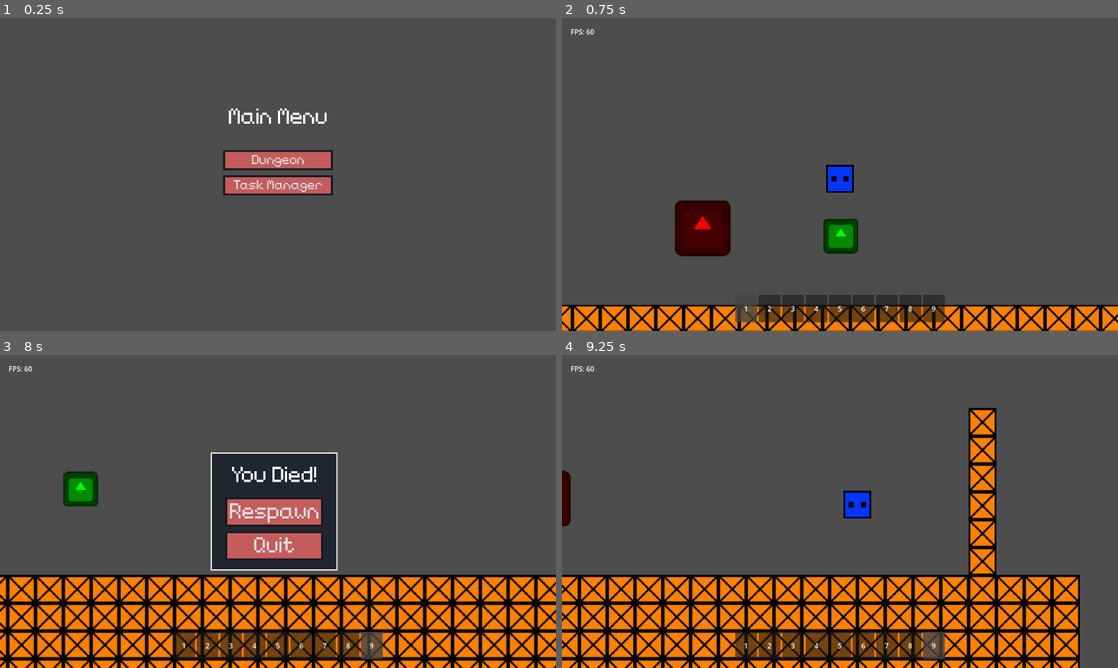
Above: before the commit, frames 1-4 (two rows, left to right).
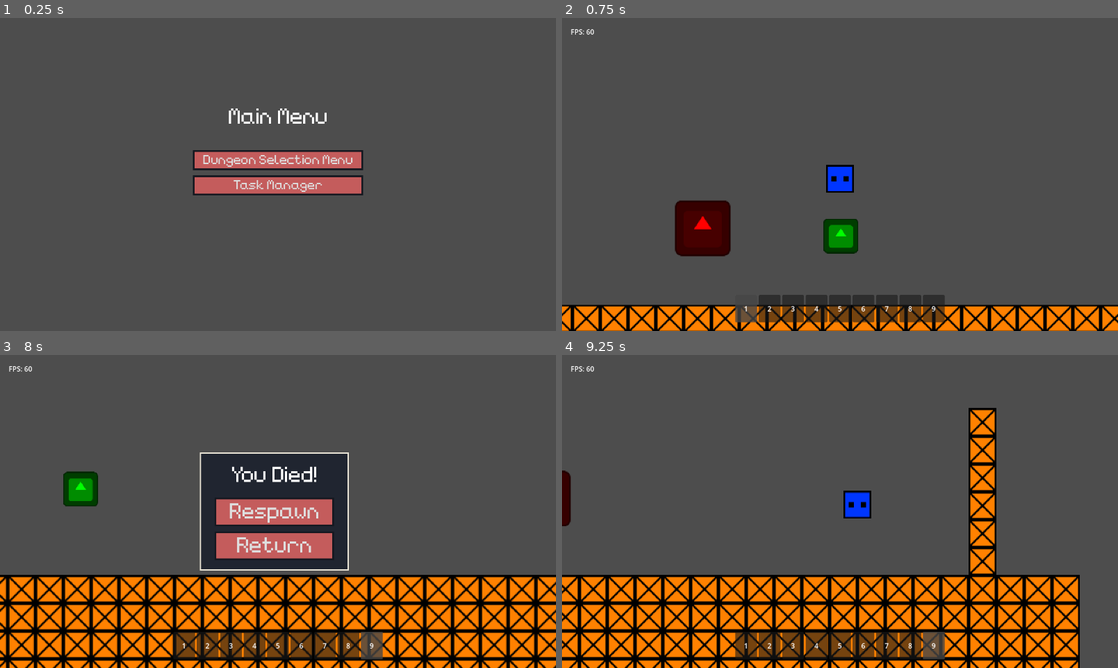
Above: after the commit, the same moments.

Repository: TheHumanMRP/RPG-Life-Tracker
Game: Godot game, scene res://Folders/Systems/Main/Scenes/main_scene.tscn
The game is run twice, just before and just after one commit, with the same random seed, the same clock (stepped at 60 frames per second) and the same inputs. The engine's default icon, where the game draws it, is replaced by a stand-in: a white triangle on a blue panel in a dark square.
Inputs (mouse positions are in pixels of both pictures, inside the frame that each line leads up to):
- Up to frame 1 (0.25 s): no input
- Up to frame 2 (0.75 s): click "Dungeon" (after the commit: "Dungeon Selection Menu") at 0.5 s
- Up to frame 3 (8 s): move the mouse to (183, 646) at 1.27 s; hold D (move_right) 1.28-2.78 s; tap T (add_test_sword) every 1.5 s from 1.35 to 7.35 s; click (183, 646) at 1.42 s; tap Space (jump) at 1.52, 2.27, 3.77, 4.52, 5.27, 6.77, 7.52 s; move the mouse to (205, 646) at 2.02 s; tap E (equip_item) every 1.5 s from 2.1 to 6.6 s; click (205, 646) at 2.17 s; move the mouse to (233, 646) at 2.77 s; hold A (move_left) 2.78-3.53 s; click (233, 646) at 2.92 s; move the mouse to (255, 646) at 3.52 s; hold D (move_right) 3.53-5.03 s; click (255, 646) at 3.67 s; move the mouse to (278, 646) at 4.27 s; click (278, 646) at 4.42 s; move the mouse to (300, 646) at 5.02 s; hold A (move_left) 5.03-5.78 s; click (300, 646) at 5.17 s; move the mouse to (322, 646) at 5.77 s; hold D (move_right) 5.78-6.53 s; click (322, 646) at 5.92 s; move the mouse to (350, 646) at 6.52 s; hold A (move_left) from 6.53 s (still down); click (350, 646) at 6.67 s; move the mouse to (372, 646) at 7.27 s; click (372, 646) at 7.42 s
- Up to frame 4 (9.25 s): release A (move_left) at 8 s; click "Respawn" at 8 s; move the mouse to (728, 527) at 8.77 s; hold D (move_right) from 8.78 s (still down); tap E (equip_item) at 8.85 s; click (728, 527) at 8.92 s; tap Space (jump) at 9.02 s

The runs differ from the first frame. In frame 1, 1.7% of the frame differs, in the area x 34-66%, y 42-57%; in frame 2, nothing differs; in frame 3, 2.6%, in the area x 35-63%, y 31-69%; in frame 4, nothing differs.
Error in both runs: Invalid access to property or key 'info_getter' on a base object of type 'Node (global.gd)'. (res://Folders/Systems/Inventory_System/Scripts/Inventory/all_glob…

Commit message:
Auto commit at 2026-09-21 20:10:48

Diff:
--- a/Folders/Systems/Dungeon_Related/Death_Menu/death_menu.tscn
+++ b/Folders/Systems/Dungeon_Related/Death_Menu/death_menu.tscn
@@ -7,7 +7,7 @@
 process_mode = 3
 script = ExtResource("1_dd6n6")
 respawn_button = NodePath("Death_Menu_Panel_Container/MarginContainer/VBoxContainer/VBoxContainer/Respawn_Button")
-quit_button = NodePath("Death_Menu_Panel_Container/MarginContainer/VBoxContainer/VBoxContainer/Quit_Button")
+quit_button = NodePath("Death_Menu_Panel_Container/MarginContainer/VBoxContainer/VBoxContainer/Return_Button")
 you_died_label = NodePath("Death_Menu_Panel_Container/MarginContainer/VBoxContainer/You_Died_Label")
 
 [node name="Death_Menu_Panel_Container" type="PanelContainer" parent="." unique_id=156337057]
@@ -54,11 +54,11 @@
 layout_mode = 2
 theme = ExtResource("2_o0ljh")
 theme_override_font_sizes/font_size = 50
-text = "Respawn"
+text = "  Respawn  "
 
-[node name="Quit_Button" type="Button" parent="Death_Menu_Panel_Container/MarginContainer/VBoxContainer/VBoxContainer" unique_id=1482938906]
+[node name="Return_Button" type="Button" parent="Death_Menu_Panel_Container/MarginContainer/VBoxContainer/VBoxContainer" unique_id=1482938906]
 unique_name_in_owner = true
 layout_mode = 2
 theme = ExtResource("2_o0ljh")
 theme_override_font_sizes/font_size = 50
-text = "Quit"
+text = "  Return  "
--- a/Folders/Systems/Main/Scenes/main_menu.tscn
+++ b/Folders/Systems/Main/Scenes/main_menu.tscn
@@ -46,7 +46,7 @@
 layout_mode = 2
 theme = ExtResource("2_ubp4m")
 theme_override_font_sizes/font_size = 30
-text = "Dungeon"
+text = "  Dungeon Selection Menu  "
 
 [node name="Task_Manager_Button" type="Button" parent="VBoxContainer" unique_id=2038934426]
 unique_name_in_owner = true
